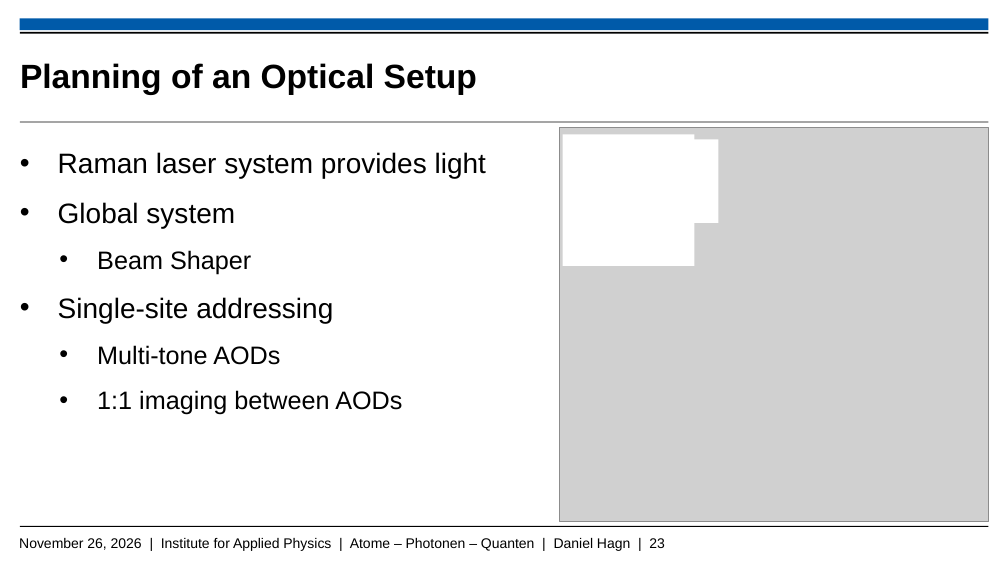
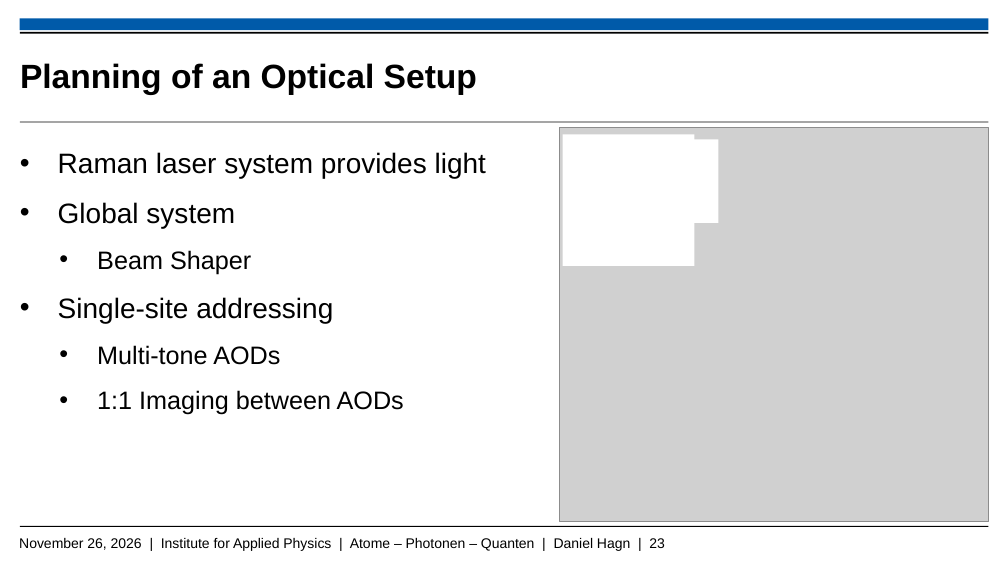
Before and after one commit to Daniel-Hagn-physik/Masterthesis_Backup, a slide deck: slide 23 of Hagn_Daniel_Mastervortrag.pptx. Drawn at 1008x567 pixels with LibreOffice and Linux fonts; fonts in the diff are those of the drawing; grey boxes stand for pictures; background and template pictures are left out. Boxes give left, top, right and bottom in pixels: in the first picture for what was removed or moved away, otherwise in the second. Text is boxed around its words. In the diff, an @@ line names an element or a change of style, - is before the commit and + after.

Commit message:
10.11

```diff
--- a/Hagn_Daniel_Mastervortrag.pptx
+++ b/Hagn_Daniel_Mastervortrag.pptx
@@ text at box(97, 390, 404, 415): text changed @@
-    • 1:1 imaging between AODs
+    • 1:1 Imaging between AODs
```
